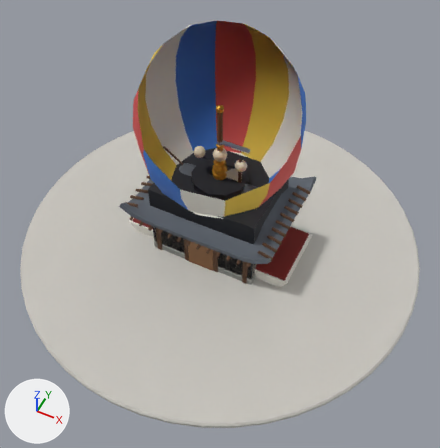
An edit to the glTF model media/drive/props.glb, drawn before and after from the same camera.
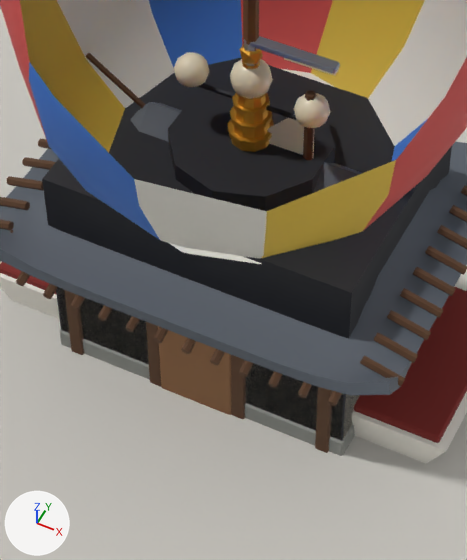
Each version is shown whole from a 50 mm lens placed at (5.46, -10.91, 14.42), pointed at (0.51, -1.02, 2.06), then close up on the part from 30% to 67% of the width and 29% to 72% of the height. Arrows for +X, +Y and +Z are at lower left; the lights stay in place. The older version's two pictures come first. Everything nearer to the camera than a plane just in front of the edit is cut away. Vertices at exactly the same position are counted once.

The first close-up shows 'balloon', 'felucca', 'ferry', 'flagpole', 'lamp_bund', 'lamp_bund__lamp', 'lamp_modern', 'naxi_house', 'naxi_house__col0', 'platform', 'stupa', 'stupa__col1' and 1 more.
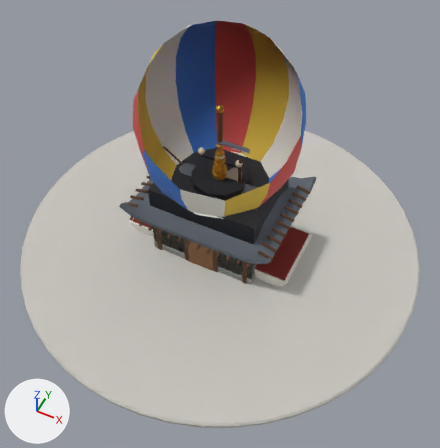
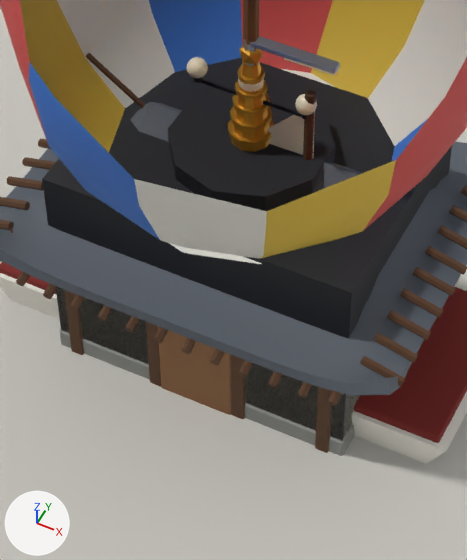
Location of each change, (x1, y1, x2, y2) in pixels of the close-ups (467 x 560 px):
```json
{"object": "lamp_bund__lamp", "change": "reshaped", "before": [174, 52, 330, 128], "after": [187, 57, 317, 115], "on screen": "17% narrower, 23% shorter"}
{"object": "lamp_bund", "change": "reshaped", "before": [198, 83, 296, 120], "after": [193, 77, 306, 119], "on screen": "mostly hidden"}
{"part": 1, "of": "me_lamp_bund", "change": "added", "after": [199, 79, 301, 117], "on screen": "mostly hidden"}
{"part": 2, "of": "me_lamp_bund", "change": "deleted", "before": [198, 83, 296, 120], "on screen": "mostly hidden"}
{"part": 3, "of": "me_lamp_bund__lamp", "change": "added", "after": [295, 94, 317, 115]}
{"part": 4, "of": "me_lamp_bund__lamp", "change": "added", "after": [238, 78, 264, 92]}
{"part": 5, "of": "me_lamp_bund__lamp", "change": "deleted", "before": [294, 93, 330, 128], "on screen": "beige"}
{"part": 6, "of": "me_lamp_bund__lamp", "change": "deleted", "before": [230, 59, 273, 99], "on screen": "beige"}
{"part": 7, "of": "me_lamp_bund__lamp", "change": "cut back", "before": [174, 52, 210, 87], "after": [187, 57, 208, 78]}
```

The change, as JSON lines over the scene's bpy script:
```json
{"op": "add", "block": "mat_granite", "code": ["mat_granite = principled_material('granite')", "mat_granite.base_color = (0.485, 0.258, 0.144)  # brown #b98b6a", "mat_granite.roughness = 0.9"]}
{"block": "me_lamp_bund", "where": "# used by ob_lamp_bund; location = (0.0, 0.0, 0.0)"}
{"op": "remove", "block": "me_lamp_bund", "code": "me_lamp_bund.from_pydata(...)  # 68 vertices, 116 faces; spans x -0.65..0.65, y -0.14..0.14, z 0.0..3.3"}
{"op": "add", "block": "me_lamp_bund", "code": "me_lamp_bund.from_pydata(...)  # 266 vertices, 488 faces; spans x -0.61..0.61, y -0.21..0.21, z 0.0..3.72"}
{"block": "me_lamp_bund", "change": "me_lamp_bund part 1: a new loose piece of 22 vertices spanning x -0.56..0.56, y -0.02..0.02, z 3.28..3.32, in mat_iron (dark grey #2a2c31)"}
{"block": "me_lamp_bund", "change": "me_lamp_bund part 2: 52 vertices removed from x -0.65..0.65, y -0.12..0.12, z 0.15..3.3"}
{"block": "me_lamp_bund", "change": "other edits to the shape of me_lamp_bund do not show in these pictures"}
{"op": "add", "block": "me_lamp_bund", "code": "me_lamp_bund.materials.append(mat_granite)  # brown #b98b6a"}
{"block": "me_lamp_bund__lamp", "where": "# used by ob_lamp_bund__lamp; location = (0.0, 0.0, 0.0)"}
{"op": "remove", "block": "me_lamp_bund__lamp", "code": "me_lamp_bund__lamp.from_pydata(...)  # 126 vertices, 240 faces; spans x -0.78..0.78, y -0.2..0.2, z 3.23..3.75"}
{"op": "add", "block": "me_lamp_bund__lamp", "code": "me_lamp_bund__lamp.from_pydata(...)  # 438 vertices, 864 faces; spans x -0.66..0.66, y -0.12..0.12, z 3.35..3.64"}
{"block": "me_lamp_bund__lamp", "change": "me_lamp_bund__lamp part 3: a new loose piece, a UV sphere (16 segments, 10 rings, poles along z) spanning x 0.46..0.66, y -0.1..0.1, z 3.35..3.55, in mat_lamp (beige #fff4d6)"}
{"block": "me_lamp_bund__lamp", "change": "me_lamp_bund__lamp part 4: a new loose piece, a UV sphere (16 segments, 10 rings, poles along z) spanning x -0.12..0.12, y -0.12..0.12, z 3.4..3.64, in mat_lamp (beige #fff4d6)"}
{"block": "me_lamp_bund__lamp", "change": "me_lamp_bund__lamp part 5: the loose piece of 42 vertices spanning x 0.46..0.78, y -0.17..0.17, z 3.23..3.57 is deleted"}
{"block": "me_lamp_bund__lamp", "change": "me_lamp_bund__lamp part 6: the loose piece of 42 vertices spanning x -0.19..0.19, y -0.2..0.2, z 3.35..3.75 is deleted"}
{"block": "me_lamp_bund__lamp", "change": "me_lamp_bund__lamp part 7: 41 vertices removed from x -0.78..-0.46, y -0.17..0.17, z 3.23..3.57; 145 vertices added at x -0.66..-0.46, y -0.1..0.1, z 3.35..3.55"}
```
